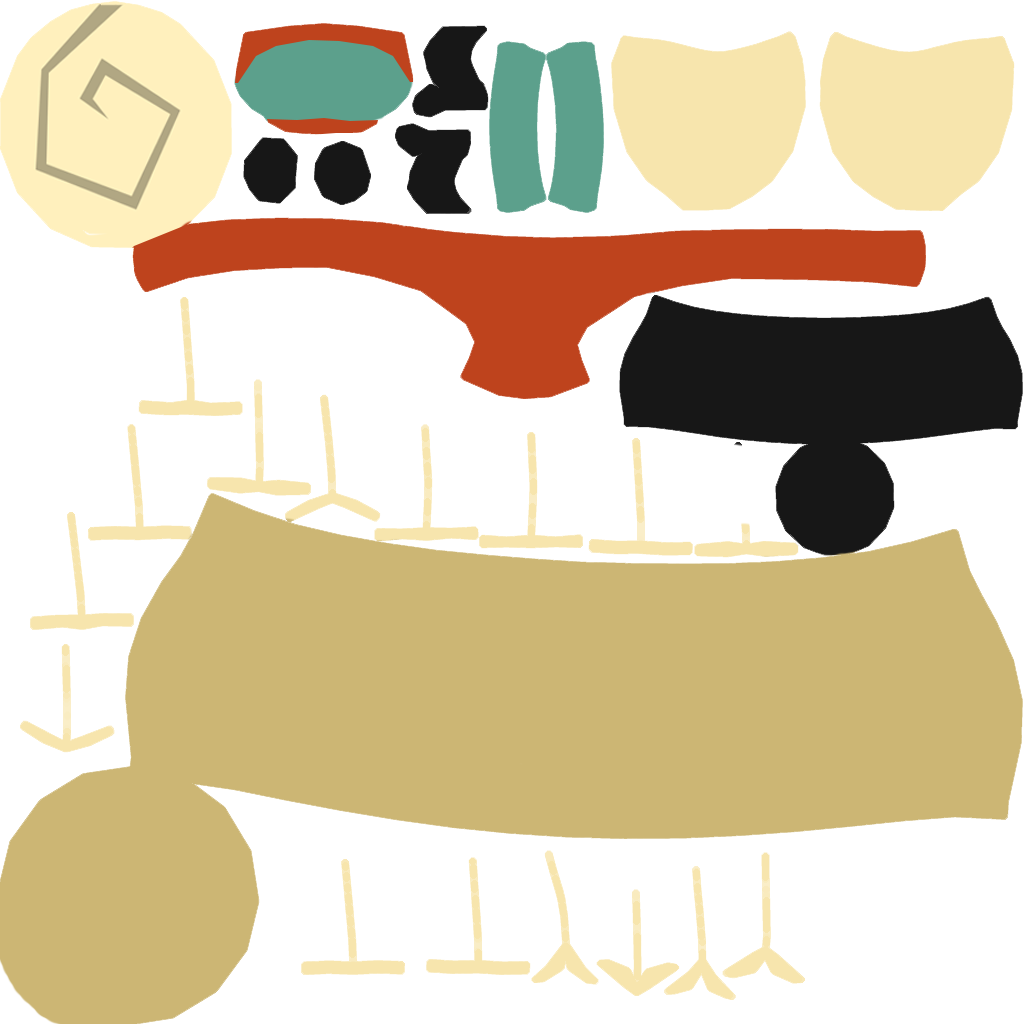
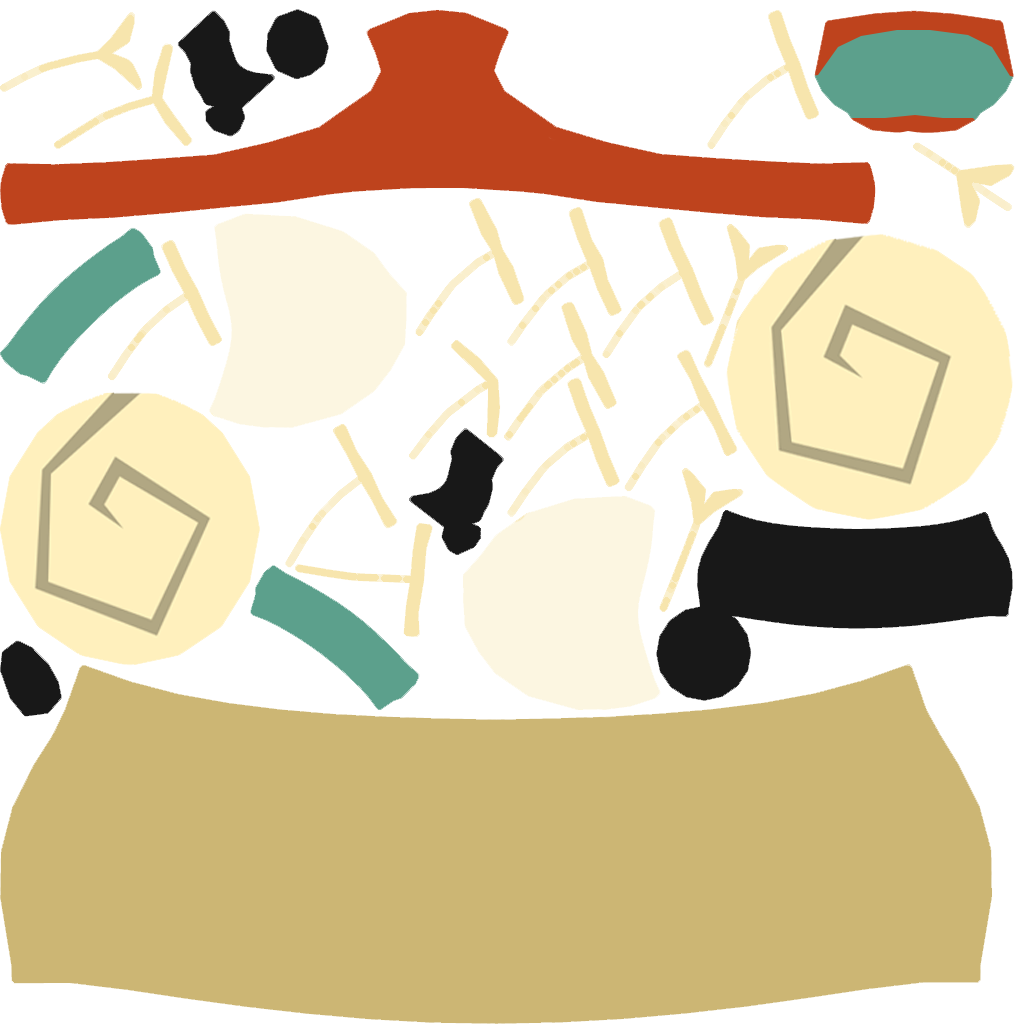
The second 1024 × 1024 image is a revision of the first. Changes to its layers:
added layer "Layer 3" above "Layer 2" over (x1=726, y1=233, x2=1014, y2=520)
moved "Layer 2" above "Layer 1", painted on it over (x1=0, y1=1, x2=1023, y2=1024)
painted on "Layer 1" over (x1=0, y1=1, x2=1023, y2=1024)
added layer "Layer 4" over (x1=0, y1=1, x2=1023, y2=1024)
